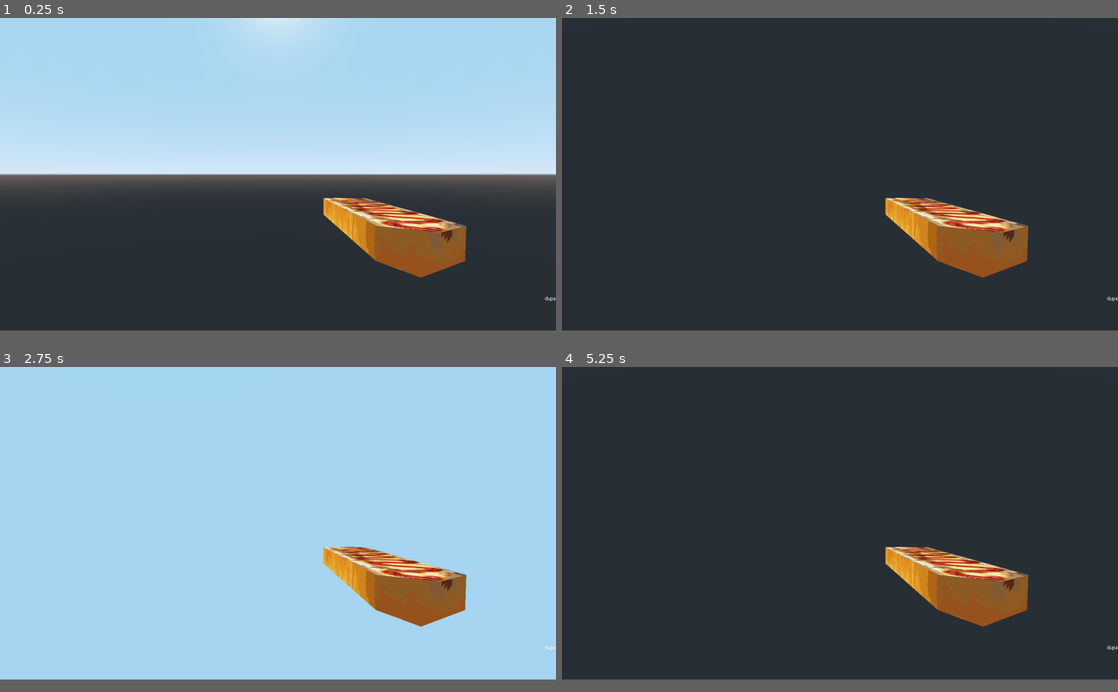
Above: before the commit, frames 1-4 (two rows, left to right).
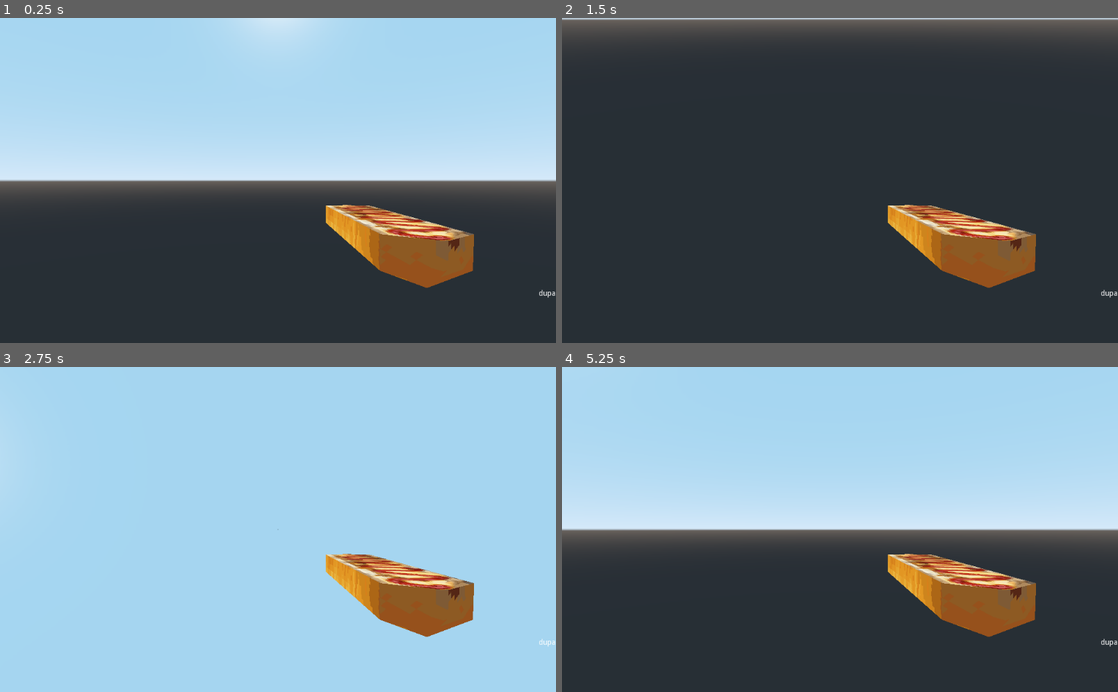
Above: after the commit, the same moments.

Repository: piotr-rudnik/spookt
Game: Godot game, scene res://scenes/main_scene.tscn
The game is run twice, just before and just after one commit, with the same random seed, the same clock (stepped at 60 frames per second) and the same inputs.
Inputs (mouse positions are in pixels of both pictures, inside the frame that each line leads up to):
- Up to frame 1 (0.25 s): no input
- Up to frame 2 (1.5 s): tap Enter at 0.5 s; move the mouse to (962, 157) at 0.52 s; hold D (ui_right) 0.53-1.28 s; tap Space at 1.25 s; move the mouse to (728, 190) at 1.27 s; hold S (ui_down) from 1.28 s (still down)
- Up to frame 3 (2.75 s): tap Enter at 2 s; move the mouse to (333, 454) at 2.02 s; release S (ui_down) at 2.03 s; hold D (ui_right) from 2.03 s (still down)
- Up to frame 4 (5.25 s): tap Space at 2.75, 4.25 s; move the mouse to (812, 584) at 2.77 s; release D (ui_right) at 2.78 s; hold W (ui_up) 2.78-3.53 s; tap Enter at 3.5 s; move the mouse to (1006, 568) at 3.52 s; hold A (ui_left) 3.53-5.03 s; move the mouse to (673, 477) at 4.27 s; move the mouse to (867, 523) at 5.02 s; hold S (ui_down) from 5.03 s (still down)
In our replay, the window is 800x450 before the commit and 800x468 after it. These sizes can differ from the game's own. Grey fills any space a smaller window leaves; there, only what the larger window draws over its background counts as a difference.

The runs differ from the first frame. In frame 1, 5.4% of the frame differs, in the area x 0-100%, y 47-88%; in frame 2, 8.7%; in frame 3, 2.8%; in frame 4, 57%, in the area x 0-100%, y 0-88%.

Commit message:
Whatever

Diff:
--- a/project.godot
+++ b/project.godot
@@ -48,11 +48,6 @@
 run/main_scene="res://scenes/main_scene.tscn"
 config/icon="res://icon.png"
 
-[display]
-
-window/size/width=1600
-window/size/height=900
-
 [input]
 
 ui_left={
--- a/scripts/Label.gd
+++ b/scripts/Label.gd
@@ -1,24 +1,28 @@
 extends Label
-
-# Declare member variables here. Examples:
-# var a = 2
-# var b = "text"
 
 export(String) var character_path_string
 var character
+var item_name = "Nice"
+var hp = 100
 
-# Called when the node enters the scene tree for the first time.
 func _ready():
-	print("label ready")
 	character = get_node(character_path_string)
 	character.connect("item_change", self, "_on_character_item_change")
+	character.connect("player_hp_change", self, "_on_character_hp_change")
 	on_size_changed()
 	get_tree().get_root().connect("size_changed",self,"on_size_changed")
+
+func _on_character_hp_change(new_hp):
+	hp = new_hp
+	update_text()
 
 func _on_character_item_change(item_name):
 	print("Item changed")
 	text = item_name
+	update_text()
 
+func update_text():
+	text = "Current item: " + item_name + "\n HP: " + String(hp)
 
 func on_size_changed():
 	rect_position = get_tree().get_root().size - rect_size
--- a/scripts/character.gd
+++ b/scripts/character.gd
@@ -8,15 +8,20 @@
 var gravity = 9.8
 var stick_amount = 10
 var mouse_sensitivity = 10
-
+var hp = 100
 var grounded = true
 
 var inventory = []
 var weapons = []
 
 signal item_change
+signal player_hp_change
 
 onready var current_item = get_node("Head/current_item")
+
+func take_damage(damage):
+	hp -= damage
+	emit_signal("player_hp_change", hp)
 
 func change_weapon_next():
 	set_current_item(_get_next_weapon())
